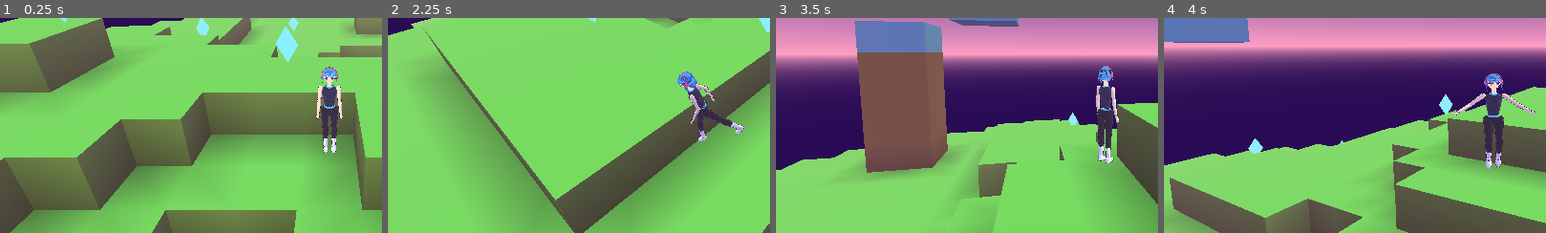
Above: before the commit, frames 1-4 (left to right).
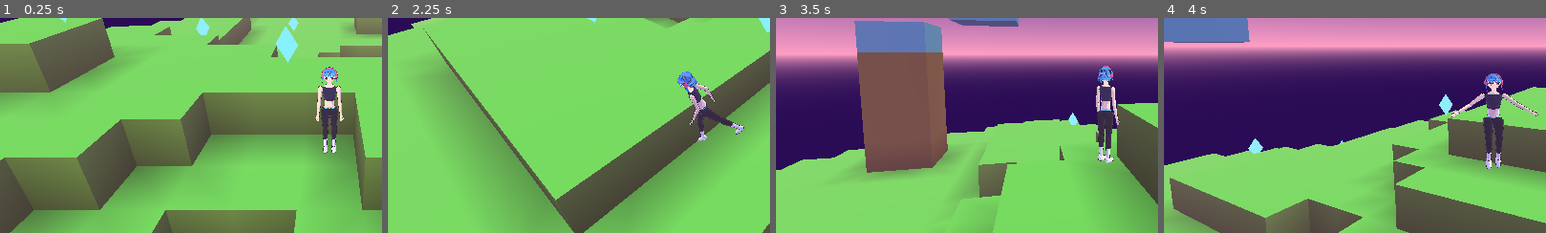
Above: after the commit, the same moments.

Repository: kutlusoy/game-quantumworld
Game: Godot game, scene res://scenes/world3d.tscn
The game is run twice, just before and just after one commit, with the same random seed, the same clock (stepped at 60 frames per second) and the same inputs.
Inputs (mouse positions are % of the whole screen's width and height, from its top left):
- Up to frame 1 (0.25 s): no input
- Up to frame 2 (2.25 s): move the mouse to (45, 70) at 0.52 s; hold W 0.53-1.25 s; hold G 0.53-1.25 s; click (45, 70) at 0.67 s; tap Space at 0.77 s; drag from (80, 65) to (45, 70) at 1.27 s; move the mouse to (20, 35) at 2.02 s; hold Left from 2.03 s (still down); hold Shift from 2.03 s (still down); click (20, 35) at 2.17 s
- Up to frame 3 (3.5 s): tap G at 2.3 s; release Left at 2.75 s; release Shift at 2.75 s; drag from (55, 50) to (20, 35) at 2.77 s
- Up to frame 4 (4 s): move the mouse to (35, 25) at 3.52 s; hold S from 3.53 s (still down); hold E from 3.53 s (still down); click (35, 25) at 3.67 s; tap Space at 3.77 s; tap G at 3.8 s
The pictures show only the part of the screen within x 7-57%, y 34-84%; the shares and areas given below are measured in that part.

The runs differ from the first frame. In frame 1, 0.3% of the frame differs, in the area x 82-90%, y 30-64%; in frame 2, 0.2%; in frame 3, 0.3%; in frame 4, 0.4%, in the area x 75-98%, y 34-71%.

Commit message:
Add refined avatar generator with human hands, outfits and celebration levels

Diff:
--- a/scripts/world3d/anime_avatar.gd
+++ b/scripts/world3d/anime_avatar.gd
@@ -38,9 +38,8 @@
 var _body_y := 0.0
 var _spin := 0.0
 var _happy := 0.0
-var _idle_t := 0.0
-var _next_fidget := 8.0
-var auto_emotes := true
+var _mouths := {}
+var _base_expression := "friendly"
 
 func _p(key: String, default: Variant) -> Variant:
 	return params.get(key, default)
@@ -62,6 +61,7 @@
 	params = p
 	gender = _p("gender", "female")
 	_jaw = float(_p("jaw", 0.25 if gender == "male" else 0.36))
+	_base_expression = _p("expression", "friendly")
 	_rng.seed = int(_p("seed", 1))
 	_make_dims()
 	_make_materials()
@@ -170,101 +170,179 @@
 	if by.size() >= 2:
 		_tube_ys(mb, by, br, bottom_color, segs)
 
+func _cr(p0: float, p1: float, p2: float, p3: float, t: float) -> float:
+	return 0.5 * ((2.0 * p1) + (-p0 + p2) * t + (2.0 * p0 - 5.0 * p1 + 4.0 * p2 - p3) * t * t + (-p0 + 3.0 * p1 - 3.0 * p2 + p3) * t * t * t)
+
+func _prof_at(keys: Array, y: float) -> Array:
+	var m := keys.size()
+	var k := 0
+	while k < m - 2 and y < keys[k + 1][0]:
+		k += 1
+	var y1: float = keys[k][0]
+	var y2: float = keys[k + 1][0]
+	var t := clampf((y1 - y) / maxf(y1 - y2, 0.00001), 0.0, 1.0)
+	var p0: Array = keys[maxi(k - 1, 0)]
+	var p1: Array = keys[k]
+	var p2: Array = keys[k + 1]
+	var p3: Array = keys[mini(k + 2, m - 1)]
+	return [y, _cr(p0[1], p1[1], p2[1], p3[1], t), _cr(p0[2], p1[2], p2[2], p3[2], t), _cr(p0[3], p1[3], p2[3], p3[3], t)]
+
+func _ring_tube(mb, keys: Array, y_hi: float, y_lo: float, origin_y: float, color_fn: Callable, step: float, segs: int, breaks: Array = []) -> void:
+	var n := maxi(int(ceil((y_hi - y_lo) / step)), 1)
+	var vals := []
+	for i in n + 1:
+		vals.append(y_hi - (y_hi - y_lo) * float(i) / float(n))
+	for b in breaks:
+		if b < y_hi - 0.001 and b > y_lo + 0.001:
+			vals.append(b)
+			vals.append(b)
+	vals.sort()
+	vals.reverse()
+	var pts := []
+	var radii := []
+	var cols := []
+	var seen := {}
+	for v in vals:
+		var cy: float = v
+		var is_break := false
+		for b in breaks:
+			if absf(b - v) < 0.0002:
+				is_break = true
+		if is_break:
+			var key := snappedf(v, 0.0001)
+			cy = v - 0.0006 if seen.has(key) else v + 0.0006
+			seen[key] = true
+		var pr := _prof_at(keys, v)
+		pts.append(Vector3(0, v - origin_y, pr[3]))
+		radii.append(Vector2(pr[1], pr[2]))
+		cols.append(color_fn.call(cy))
+	mb.tube(pts, radii, Color.WHITE, segs, true, true, cols)
+
+func _limb_keys(rows: Array, length: float, scale: float = 1.0) -> Array:
+	var out := []
+	for r in rows:
+		out.append([-r[0] * length, r[1] * scale, r[2] * scale, 0.0])
+	return out
+
+func _torso_keys() -> Array:
+	var s: float = _d["s"]
+	var mu: float = _d["muscle"]
+	var curve: float = _d["curve"]
+	var rows: Array
+	if _d["m"]:
+		rows = [
+			[-0.11, 0.096, 0.074, 0.0], [-0.04, 0.116, 0.086, -0.003], [0.03, 0.11, 0.082, 0.0],
+			[0.13, 0.106, 0.079, 0.0], [0.22, 0.122, 0.088, 0.004], [0.30, 0.145 + 0.02 * mu, 0.098 + 0.006 * mu, 0.012],
+			[0.37, 0.158 + 0.03 * mu, 0.091, 0.006], [0.43, 0.166 + 0.03 * mu, 0.08, 0.0],
+			[0.47, 0.112, 0.064, 0.0], [0.5, 0.062, 0.054, 0.0]]
+	else:
+		rows = [
+			[-0.11, 0.092, 0.07, 0.0], [-0.04, 0.112 + 0.014 * curve, 0.086 + 0.004 * curve, -0.005], [0.03, 0.108, 0.08, -0.002],
+			[0.13, 0.088 - 0.008 * curve, 0.064, 0.0], [0.22, 0.095, 0.07, 0.003], [0.30, 0.112, 0.082 + 0.004 * curve, 0.008 + 0.004 * curve],
+			[0.37, 0.121, 0.082, 0.005], [0.43, 0.13, 0.073, 0.0],
+			[0.47, 0.098, 0.06, 0.0], [0.5, 0.055, 0.05, 0.0]]
+	var keys := []
+	for r in rows:
+		keys.push_front([r[0] * s, r[1], r[2], r[3]])
+	return keys
+
+func _torso_color(y: float) -> Color:
+	var s: float = _d["s"]
+	var jacket: Color = params["jacket"]
+	var trim: Color = params["trim"]
+	var pants: Color = params["pants"]
+	var skin: Color = params["skin"]
+	var top: String = _p("top", "jacket")
+	var yy := y / s
+	if yy < 0.045:
+		return pants
+	if yy < 0.062:
+		return trim
+	if yy < 0.215:
+		return skin if top == "crop" else jacket
+	if yy > 0.472:
+		return skin if top == "crop" or top == "tank" else trim
+	return jacket
+
 func _build_pelvis() -> void:
-	var m: bool = _d["m"]
-	var curve: float = _d["curve"]
+	var s: float = _d["s"]
+	var mb := MeshKit.new()
+	_ring_tube(mb, _torso_keys(), 0.075 * s, -0.11 * s, 0.0, _torso_color, 0.035 * s, 18, [0.045 * s, 0.062 * s])
+	_node(hips, mb, _toon)
+
+func _leg_color_fn(shorts: bool, th: float, sh: float, part: String) -> Callable:
 	var pants: Color = params["pants"]
-	var trim: Color = params["trim"]
-	var hip_r := 0.112 + 0.016 * curve if not m else 0.116
-	var mb := MeshKit.new()
-	_tube_ys(mb, [0.07, 0.01, -0.04, -0.11],
-		[Vector2(hip_r * 0.86, 0.074), Vector2(hip_r, 0.088 + (0.006 * curve if not m else 0.0)), Vector2(hip_r * 0.98, 0.088), Vector2(hip_r * 0.82, 0.07)],
-		pants, 16)
-	_tube_ys(mb, [0.075, 0.05], [Vector2(hip_r * 0.88, 0.076), Vector2(hip_r * 0.9, 0.078)], trim, 16)
-	_node(hips, mb, _toon)
+	var skin: Color = params["skin"]
+	var boots: Color = params["boots"]
+	if part == "thigh":
+		return func(y: float) -> Color:
+			if shorts and y < -th * 0.5:
+				return skin
+			return pants
+	return func(y: float) -> Color:
+		if y < -sh * 0.55:
+			return boots
+		return skin if shorts else pants
 
 func _build_legs() -> void:
-	var s: float = _d["s"]
 	var m: bool = _d["m"]
 	var th: float = _d["thigh"]
 	var sh: float = _d["shin"]
+	var mu: float = _d["muscle"]
+	var shorts: bool = _p("legwear", "pants") == "shorts"
+	var boots: Color = params["boots"]
 	var skin: Color = params["skin"]
 	var pants: Color = params["pants"]
-	var boots: Color = params["boots"]
-	var shorts: bool = _p("legwear", "pants") == "shorts"
-	var mu: float = _d["muscle"]
-	var big := 1.0 + (0.06 * mu if m else 0.0)
+	var big := 1.0 + (0.05 * mu if m else 0.0)
+	var thigh_rows: Array = [[0.0, 0.086, 0.09], [0.2, 0.082, 0.086], [0.5, 0.072, 0.076], [0.8, 0.055, 0.059], [1.0, 0.05, 0.054]] if m else [[0.0, 0.08, 0.084], [0.2, 0.077, 0.081], [0.5, 0.066, 0.07], [0.8, 0.052, 0.056], [1.0, 0.047, 0.05]]
+	var shin_rows: Array = [[0.0, 0.05, 0.054], [0.22, 0.058, 0.064], [0.5, 0.045, 0.05], [0.85, 0.032, 0.035], [1.0, 0.031, 0.034]] if m else [[0.0, 0.047, 0.05], [0.2, 0.051, 0.056], [0.45, 0.042, 0.045], [0.8, 0.03, 0.033], [1.0, 0.029, 0.032]]
+	var tk := _limb_keys(thigh_rows, th, big)
+	var sk := _limb_keys(shin_rows, sh, big)
 	for side in [-1.0, 1.0]:
 		var tag := "n" if side < 0 else "p"
 		var thigh := _pivot(hips, Vector3(side * _d["hip_x"], 0, 0), "thigh_" + tag)
 		var mb := MeshKit.new()
-		mb.ellipsoid(Vector3.ZERO, Vector3(0.078, 0.07, 0.08) * big, pants, 10, 14)
-		var ys := [0.0, -th * 0.3, -th * 0.65, -th]
-		var rs := [Vector2(0.077, 0.081) * big, Vector2(0.071, 0.076) * big, Vector2(0.059, 0.063) * big, Vector2(0.05, 0.054) * big]
-		if shorts:
-			_tube_split(mb, ys, rs, -th * 0.55, pants, skin, 12)
-		else:
-			_tube_ys(mb, ys, rs, pants, 12)
+		_ring_tube(mb, tk, 0.0, -th, 0.0, _leg_color_fn(shorts, th, sh, "thigh"), th / 6.0, 14, [-th * 0.5] if shorts else [])
+		mb.ellipsoid(Vector3(0, -0.02, 0), Vector3(0.062, 0.058, 0.066) * big, pants, 10, 14)
 		_node(thigh, mb, _toon)
 		var knee := _pivot(thigh, Vector3(0, -th, 0), "knee_" + tag)
 		var kb := MeshKit.new()
-		var kcol := skin if shorts else pants
-		kb.ellipsoid(Vector3.ZERO, Vector3(0.05, 0.05, 0.052) * big, kcol, 8, 12)
-		var sys := [0.0, -sh * 0.28, -sh * 0.6, -sh]
-		var srs := [Vector2(0.049, 0.053) * big, Vector2(0.053, 0.058) * big, Vector2(0.04, 0.043), Vector2(0.032, 0.036)]
-		_tube_split(kb, sys, srs, -sh * 0.5, kcol, boots, 12)
+		_ring_tube(kb, sk, 0.0, -sh, 0.0, _leg_color_fn(shorts, th, sh, "shin"), sh / 7.0, 14, [-sh * 0.55])
+		kb.ellipsoid(Vector3.ZERO, Vector3(0.048, 0.046, 0.05) * big, skin if shorts else pants, 8, 12)
 		_node(knee, kb, _toon)
 		var ankle := _pivot(knee, Vector3(0, -sh, 0), "ankle_" + tag)
 		var fb := MeshKit.new()
-		fb.ellipsoid(Vector3(0, -0.045, 0.045), Vector3(0.044, 0.04, 0.108), boots, 10, 14)
-		fb.ellipsoid(Vector3(0, -0.01, -0.01), Vector3(0.04, 0.045, 0.045), boots, 8, 12)
+		fb.ellipsoid(Vector3(0, -0.046, 0.04), Vector3(0.042, 0.038, 0.1), boots, 10, 16)
+		fb.ellipsoid(Vector3(0, -0.044, 0.108), Vector3(0.038, 0.03, 0.05), boots, 8, 12)
+		fb.ellipsoid(Vector3(0, -0.02, -0.012), Vector3(0.039, 0.044, 0.044), boots, 8, 12)
 		_node(ankle, fb, _toon)
 
 func _build_upper_body() -> void:
 	var m: bool = _d["m"]
 	var s: float = _d["s"]
-	var mu: float = _d["muscle"]
-	var curve: float = _d["curve"]
 	var jacket: Color = params["jacket"]
-	var trim: Color = params["trim"]
 	var skin: Color = params["skin"]
-	var spine := _pivot(hips, Vector3(0, _d["spine"], 0), "spine")
+	var o_spine: float = _d["spine"]
+	var o_chest: float = o_spine + _d["chest"]
+	var keys := _torso_keys()
+	var breaks := [0.045 * s, 0.062 * s, 0.215 * s, 0.472 * s]
+	var spine := _pivot(hips, Vector3(0, o_spine, 0), "spine")
 	var wb := MeshKit.new()
-	var wr: Array
-	if m:
-		wr = [Vector2(0.112, 0.08), Vector2(0.108, 0.078), Vector2(0.12, 0.086), Vector2(0.134, 0.092)]
-	else:
-		wr = [Vector2(0.104, 0.076), Vector2(0.088 - 0.01 * curve, 0.066), Vector2(0.098, 0.074), Vector2(0.114, 0.084)]
-	_tube_ys(wb, [-0.07, 0.0, 0.08, 0.16 * s], wr, jacket, 16)
-	_tube_ys(wb, [-0.01, -0.035], [Vector2(wr[1].x + 0.004, wr[1].y + 0.004), Vector2(wr[1].x + 0.006, wr[1].y + 0.006)], trim, 16)
+	_ring_tube(wb, keys, o_chest + 0.02, 0.065 * s, o_spine, _torso_color, 0.035 * s, 18, breaks)
 	if "coat" in params["accessories"]:
 		_tube_ys(wb, [-0.04, -0.2, -0.42, -0.62], [Vector2(0.12, 0.092), Vector2(0.15, 0.11), Vector2(0.19, 0.125), Vector2(0.21, 0.135)], jacket.darkened(0.1), 18)
-		_tube_ys(wb, [-0.6, -0.625], [Vector2(0.209, 0.134), Vector2(0.213, 0.138)], trim, 18)
+		_tube_ys(wb, [-0.6, -0.625], [Vector2(0.209, 0.134), Vector2(0.213, 0.138)], params["trim"], 18)
 	_node(spine, wb, _toon)
 	var chest := _pivot(spine, Vector3(0, _d["chest"], 0), "chest")
 	var cb := MeshKit.new()
-	var cr: Array
-	if m:
-		var w := 0.03 * mu
-		cr = [Vector2(0.13, 0.092), Vector2(0.14 + w, 0.1 + 0.01 * mu), Vector2(0.165 + w, 0.094), Vector2(0.14, 0.078), Vector2(0.058, 0.052)]
-	else:
-		cr = [Vector2(0.115, 0.086), Vector2(0.12, 0.094), Vector2(0.138, 0.088), Vector2(0.118, 0.074), Vector2(0.052, 0.048)]
-	_tube_ys(cb, [-0.02, 0.05, 0.12, 0.17 * s, 0.205 * s], cr, jacket, 18)
-	if m:
-		for sd in [-1.0, 1.0]:
-			cb.ellipsoid(Vector3(0.06 * sd, 0.075, 0.07), Vector3(0.06 + 0.012 * mu, 0.048, 0.04), jacket, 8, 12)
-	else:
-		var b := 0.034 + 0.014 * curve
-		for sd in [-1.0, 1.0]:
-			cb.ellipsoid(Vector3(0.05 * sd, 0.07, 0.066), Vector3(b, b * 0.95, b * 0.95), jacket, 8, 12)
-	_tube_ys(cb, [0.205 * s, 0.17 * s], [Vector2(0.062, 0.058), Vector2(0.072, 0.066)], trim, 14)
+	_ring_tube(cb, keys, 0.5 * s, o_chest - 0.02, o_chest, _torso_color, 0.03 * s, 18, breaks)
 	_node(chest, cb, _toon)
 	for side in [-1.0, 1.0]:
 		_build_arm(chest, side)
 	var neck := _pivot(chest, Vector3(0, _d["neck_up"], 0), "neck")
 	var nb := MeshKit.new()
 	var nr := 0.047 if m else 0.034
-	_tube_ys(nb, [-0.02, 0.0, _d["neck_len"] + 0.03], [Vector2(nr * 1.15, nr * 1.15), Vector2(nr * 1.1, nr * 1.1), Vector2(nr, nr)], skin, 12)
+	_tube_ys(nb, [-0.02, 0.0, _d["neck_len"] + 0.03], [Vector2(nr * 1.2, nr * 1.15), Vector2(nr * 1.1, nr * 1.08), Vector2(nr, nr)], skin, 12)
 	_node(neck, nb, _face)
 	var head := _pivot(neck, Vector3(0, _d["neck_len"], 0), "head")
 	head_node = Node3D.new()
@@ -272,55 +350,75 @@
 	head.add_child(head_node)
 	_build_head()
 
+func _arm_color_fn(sleeves: String, len_: float, part: String) -> Callable:
+	var jacket: Color = params["jacket"]
+	var trim: Color = params["trim"]
+	var skin: Color = params["skin"]
+	if part == "upper":
+		return func(y: float) -> Color:
+			if sleeves == "long":
+				return jacket
+			if sleeves == "short" and y > -len_ * 0.42:
+				return jacket
+			return skin
+	return func(y: float) -> Color:
+		if sleeves == "long":
+			return trim if y < -len_ + 0.04 else jacket
+		return skin
+
 func _build_arm(chest: Node3D, side: float) -> void:
 	var m: bool = _d["m"]
 	var mu: float = _d["muscle"]
 	var ua: float = _d["ua"]
 	var fa: float = _d["fa"]
 	var jacket: Color = params["jacket"]
-	var trim: Color = params["trim"]
 	var skin: Color = params["skin"]
 	var tag := "n" if side < 0 else "p"
 	var sleeves: String = _p("sleeves", "long")
-	var k := 1.0 + (0.28 * mu if m else 0.0)
+	var k := 1.0 + (0.22 * mu if m else 0.0)
 	var shoulder := _pivot(chest, Vector3(side * _d["sh_x"], _d["sh_up"], 0), "shoulder_" + tag)
 	var mb := MeshKit.new()
-	var jc := jacket if sleeves != "none" else skin
-	var dr: Vector3 = Vector3(0.038, 0.042, 0.038)
+	var urows: Array = [[0.0, 0.054, 0.054], [0.25, 0.057, 0.059], [0.55, 0.05, 0.05], [1.0, 0.04, 0.04]] if m else [[0.0, 0.04, 0.04], [0.25, 0.038, 0.038], [0.6, 0.032, 0.033], [1.0, 0.029, 0.03]]
+	_ring_tube(mb, _limb_keys(urows, ua, k), 0.0, -ua, 0.0, _arm_color_fn(sleeves, ua, "upper"), ua / 5.0, 12, [-ua * 0.42] if sleeves == "short" else [])
+	var jc := jacket if sleeves == "long" or sleeves == "short" else skin
+	var dr := Vector3(0.036, 0.04, 0.036)
 	if m:
-		dr = Vector3(0.052, 0.056, 0.05) * (1.0 + 0.15 * mu)
-	mb.ellipsoid(Vector3(0, -0.01, 0), dr, jc, 10, 14)
-	var uys := [0.0, -ua * 0.3, -ua * 0.62, -ua]
-	var urs: Array
-	if m:
-		urs = [Vector2(0.052, 0.052) * k, Vector2(0.056, 0.058) * k, Vector2(0.047, 0.047) * k, Vector2(0.04, 0.04)]
-	else:
-		urs = [Vector2(0.04, 0.04), Vector2(0.037, 0.037), Vector2(0.032, 0.032), Vector2(0.03, 0.03)]
-	if sleeves == "short":
-		_tube_split(mb, uys, urs, -ua * 0.42, jacket, skin, 12)
-	else:
-		_tube_ys(mb, uys, urs, jc, 12)
+		dr = Vector3(0.05, 0.054, 0.048) * (1.0 + 0.12 * mu)
+	mb.ellipsoid(Vector3(0, -0.012, 0), dr, jc, 10, 14)
 	_node(shoulder, mb, _toon)
 	var elbow := _pivot(shoulder, Vector3(0, -ua, 0), "elbow_" + tag)
 	var eb := MeshKit.new()
-	var ec := jacket if sleeves == "long" else skin
-	eb.ellipsoid(Vector3.ZERO, Vector3(0.034, 0.034, 0.034) * (1.0 + (0.2 * mu if m else 0.0)), ec, 8, 12)
-	var fys := [0.0, -fa * 0.3, -fa * 0.7, -fa]
-	var frs: Array
-	if m:
-		frs = [Vector2(0.04, 0.04) * k, Vector2(0.044, 0.042) * k, Vector2(0.032, 0.03), Vector2(0.026, 0.024)]
-	else:
-		frs = [Vector2(0.03, 0.03), Vector2(0.03, 0.028), Vector2(0.023, 0.021), Vector2(0.02, 0.018)]
-	_tube_ys(eb, fys, frs, ec, 12)
-	if sleeves == "long":
-		_tube_ys(eb, [-fa + 0.045, -fa + 0.01], [Vector2(0.026, 0.026) * (1.0 + (0.4 * mu if m else 0.0)), Vector2(0.028, 0.028) * (1.0 + (0.4 * mu if m else 0.0))], trim, 12)
+	var frows: Array = [[0.0, 0.04, 0.04], [0.25, 0.044, 0.042], [0.7, 0.03, 0.028], [1.0, 0.024, 0.022]] if m else [[0.0, 0.029, 0.029], [0.25, 0.03, 0.029], [0.7, 0.023, 0.021], [1.0, 0.019, 0.017]]
+	_ring_tube(eb, _limb_keys(frows, fa, k if m else 1.0), 0.0, -fa, 0.0, _arm_color_fn(sleeves, fa, "fore"), fa / 5.0, 12, [-fa + 0.04] if sleeves == "long" else [])
+	eb.ellipsoid(Vector3.ZERO, Vector3(0.031, 0.031, 0.031) * (1.0 + (0.2 * mu if m else 0.0)), jacket if sleeves == "long" else skin, 8, 12)
 	_node(elbow, eb, _toon)
 	var wrist := _pivot(elbow, Vector3(0, -fa, 0), "wrist_" + tag)
-	var hb := MeshKit.new()
-	var hsz := 1.18 if m else 1.0
-	hb.ellipsoid(Vector3(0, -0.05, 0.004), Vector3(0.026, 0.044, 0.02) * hsz, skin, 8, 12)
-	hb.ellipsoid(Vector3(0.016 * side, -0.035, 0.012), Vector3(0.011, 0.025, 0.011) * hsz, skin, 6, 8)
-	_node(wrist, hb, _toon)
+	_node(wrist, _hand_mesh(side), _toon)
+
+func _hand_mesh(side: float):
+	var skin: Color = params["skin"]
+	var m: bool = _d["m"]
+	var hs_: float = 1.12 if m else 1.0
+	var mb := MeshKit.new()
+	mb.ellipsoid(Vector3(0, -0.046, 0.002), Vector3(0.027, 0.036, 0.013) * hs_, skin, 8, 12)
+	var xs := [-0.0165, -0.0055, 0.0055, 0.0165]
+	var lens := [0.058, 0.068, 0.064, 0.05]
+	for i in 4:
+		var x: float = xs[i] * hs_ * side
+		var l: float = lens[i] * hs_
+		var pts := [
+			Vector3(x, -0.074, 0.003),
+			Vector3(x * 1.05, -0.074 - l * 0.5, 0.008),
+			Vector3(x * 1.08, -0.074 - l * 0.92, 0.013),
+		]
+		mb.tube(pts, [Vector2(0.0085, 0.0075) * hs_, Vector2(0.0072, 0.0066) * hs_, Vector2(0.0056, 0.005) * hs_], skin, 6)
+	var tp := [
+		Vector3(side * 0.02 * hs_, -0.046, 0.008),
+		Vector3(side * 0.033 * hs_, -0.066, 0.015),
+		Vector3(side * 0.04 * hs_, -0.088, 0.02),
+	]
+	mb.tube(tp, [Vector2(0.0105, 0.009) * hs_, Vector2(0.0085, 0.0075) * hs_, Vector2(0.0065, 0.006) * hs_], skin, 6)
+	return mb
 
 func _build_head() -> void:
 	var skin: Color = params["skin"]
@@ -375,20 +473,24 @@
 	var np := [hs(0.0, -0.036) + Vector3(0, 0, 0.002), hs(0.004, -0.05) + Vector3(0, 0, 0.004)]
 	nose.ribbon(np, [0.004, 0.003], Vector3(0, 0, 1), Color(0.75, 0.45, 0.5))
 	_node(head_node, nose, _flat)
-	var mouth := MeshKit.new()
-	var my := -0.079
-	var offs := [0.0, -0.004, 0.0]
-	var kind: String = _p("mouth", "smile")
-	if kind == "flat":
-		offs = [0.0, 0.0, 0.0]
-	elif kind == "smirk":
-		offs = [-0.002, -0.004, 0.006]
-	var mp := []
-	for i in 3:
-		var mx := (i - 1) * 0.018
-		mp.append(hs(mx, my + offs[i]) + Vector3(0, 0, 0.004))
-	mouth.ribbon(mp, [0.003, 0.0045, 0.003], Vector3(0, 0, 1), Color(0.6, 0.22, 0.32))
-	_node(head_node, mouth, _flat)
+	_mouths = {}
+	var kinds := {
+		"neutral": [0.0, 0.0, 0.0, 0.016],
+		"friendly": [0.0, -0.0028, 0.0, 0.018],
+		"happy": [0.003, -0.0065, 0.003, 0.023],
+	}
+	for kind in kinds:
+		var mk: Array = kinds[kind]
+		var mouth := MeshKit.new()
+		var mp := []
+		for i in 3:
+			var mx := (i - 1) * float(mk[3])
+			mp.append(hs(mx, -0.079 + float(mk[i])) + Vector3(0, 0, 0.004))
+		mouth.ribbon(mp, [0.003, 0.0045, 0.003], Vector3(0, 0, 1), Color(0.6, 0.22, 0.32))
+		var mi2 := _node(head_node, mouth, _flat)
+		mi2.visible = false
+		_mouths[kind] = mi2
+	_show_mouth(_p("expression", "friendly"))
 
 func _head_dir_point(a: float, y: float, k: float) -> Vector3:
 	return Vector3(sin(a) * HX * k, y, -cos(a) * HZ * k)
@@ -570,21 +672,37 @@
 	for m in eye_mats:
 		m.set_shader_parameter("open", 1.0 - clampf(amount, 0.0, 1.0) * 0.92)
 
+func _show_mouth(kind: String) -> void:
+	for k in _mouths:
+		_mouths[k].visible = (k == kind)
+
 func set_happy(w: float) -> void:
 	_happy = w
 	for m in eye_mats:
 		m.set_shader_parameter("happy", w)
+	_show_mouth("happy" if w > 0.5 else _base_expression)
 
 func emotes() -> Array:
 	if gender == "female":
-		return ["pirouette", "twirl_jump", "cheer", "wave"]
-	return ["flex", "fist_pump", "cheer", "wave"]
+		return ["pirouette", "twirl_jump", "cheer", "wave", "nod"]
+	return ["flex", "fist_pump", "cheer", "wave", "nod"]
+
+func celebrate(level: int) -> void:
+	var pick: String
+	if level <= 1:
+		pick = "nod"
+	elif level == 2:
+		var opts := ["cheer", "twirl_jump" if gender == "female" else "fist_pump"]
+		pick = opts[_rng.randi() % opts.size()]
+	else:
+		pick = "pirouette" if gender == "female" else "flex"
+	play_emote(pick)
 
 func happy() -> void:
-	play_emote(emotes()[0] if _rng.randf() < 0.6 else emotes()[_rng.randi() % emotes().size()])
+	celebrate(3)
 
 func play_emote(name: String) -> void:
-	var durs := {"pirouette": 2.1, "twirl_jump": 1.3, "cheer": 1.5, "wave": 2.2, "flex": 1.9, "fist_pump": 1.3}
+	var durs := {"pirouette": 2.1, "twirl_jump": 1.3, "cheer": 1.5, "wave": 2.2, "flex": 1.9, "fist_pump": 1.3, "nod": 1.0}
 	if not durs.has(name):
 		return
 	_emote = name
@@ -664,6 +782,10 @@
 			T["thigh_p"] = Vector3(0, 0, 0.1 * w)
 			T["chest"] = Vector3(-0.08 * w, 0, 0)
 			T["head"] = Vector3(-0.08 * w, 0, 0)
+		"nod":
+			T["head"] = Vector3(sin(_emote_t * 7.0) * 0.14 * w, 0, 0)
+			T["shoulder_p"] = Vector3(-0.15 * w, 0, 0.3 * w)
+			T["elbow_p"] = Vector3(-0.9 * w, 0, 0)
 		"fist_pump":
 			var h3 := absf(sin(PI * 2.0 * u))
 			_body_y = 0.1 * h3
@@ -684,14 +806,6 @@
 		cancel_emote()
 	if _emote == "":
 		set_happy(maxf(_happy - delta * 4.0, 0.0))
-		if grounded and speed < 0.05:
-			_idle_t += delta
-			if auto_emotes and _idle_t > _next_fidget:
-				happy()
-				_next_fidget = 9.0 + _rng.randf() * 8.0
-				_idle_t = 0.0
-		else:
-			_idle_t = 0.0
 	var sp := minf(speed, 1.0)
 	if grounded and speed > 0.05:
 		_phase += delta * (5.5 + 8.0 * sp)
